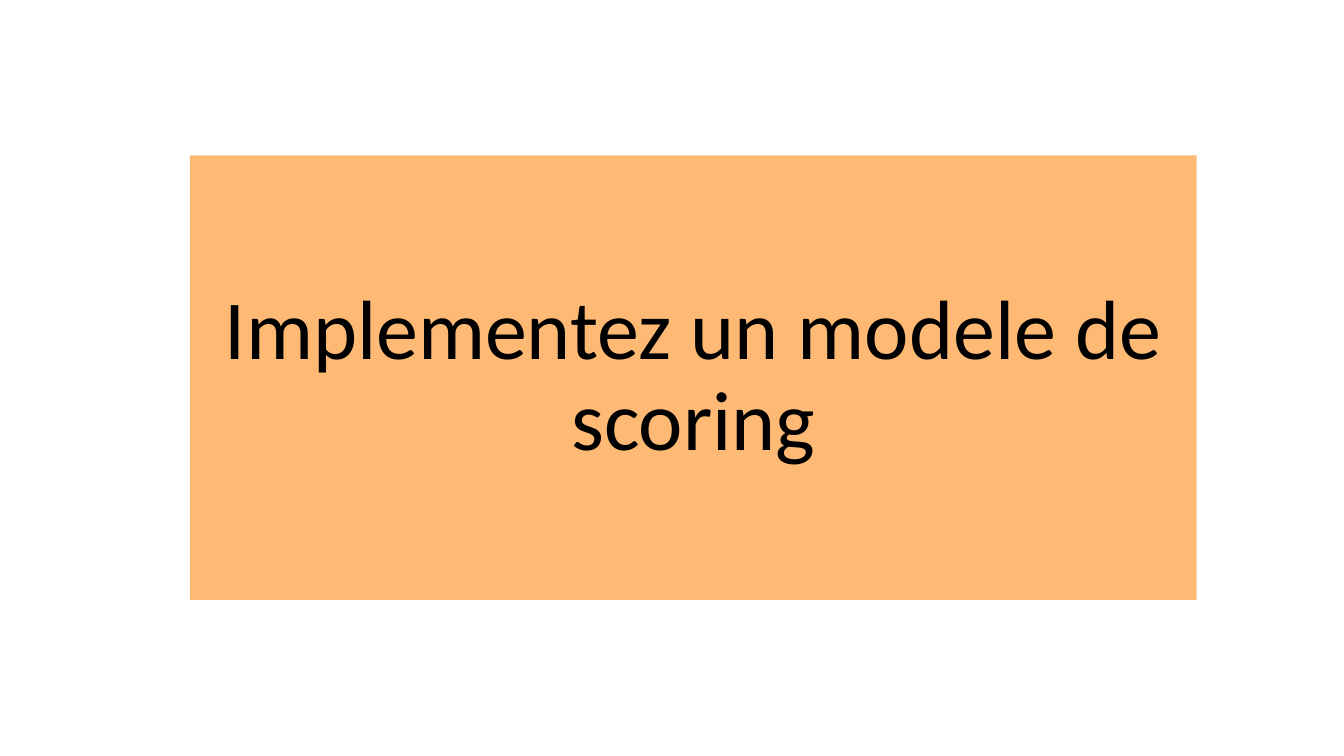
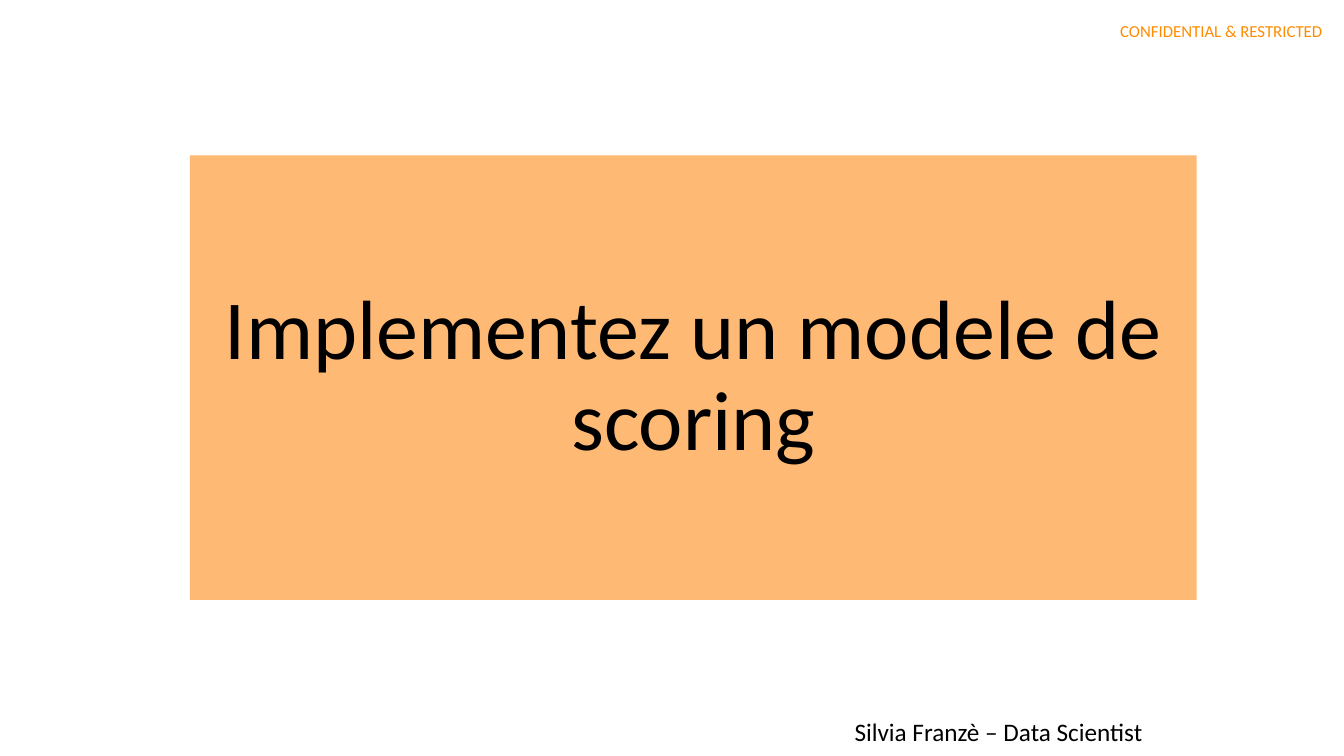
Before and after one commit to SilviaFranze/Project7, a slide deck: slide 1 of Presentazione.pptx. Drawn at 1344x756 pixels with LibreOffice and Linux fonts; fonts in the diff are those of the drawing; background and template pictures are left out. Boxes give left, top, right and bottom in pixels: in the first picture for what was removed or moved away, otherwise in the second. Text is boxed around its words. In the diff, an @@ line names an element or a change of style, - is before the commit and + after.

```diff
--- a/Presentazione.pptx
+++ b/Presentazione.pptx
@@ text added at (x1=1120, y1=26, x2=1322, y2=37), 12 pt, text #FF8C00 @@
+CONFIDENTIAL & RESTRICTED
@@ text added at (x1=855, y1=723, x2=1143, y2=742), 18 pt, text #000000 @@
+Silvia Franzè – Data Scientist
```
Also in this commit, not shown: 6 other slides changed, 11 slides added, 11 slides removed.
